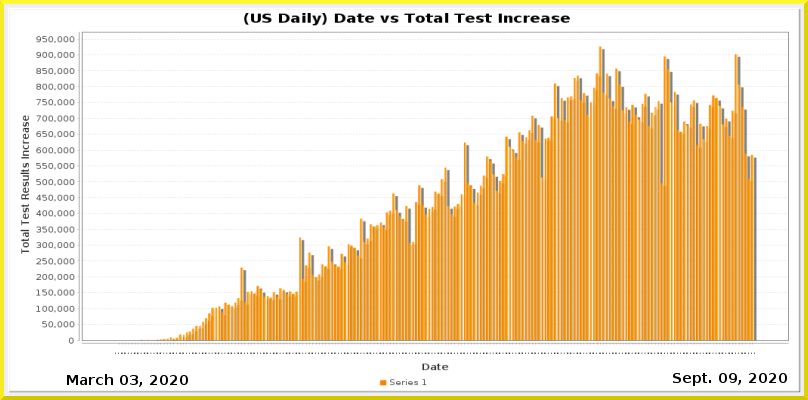
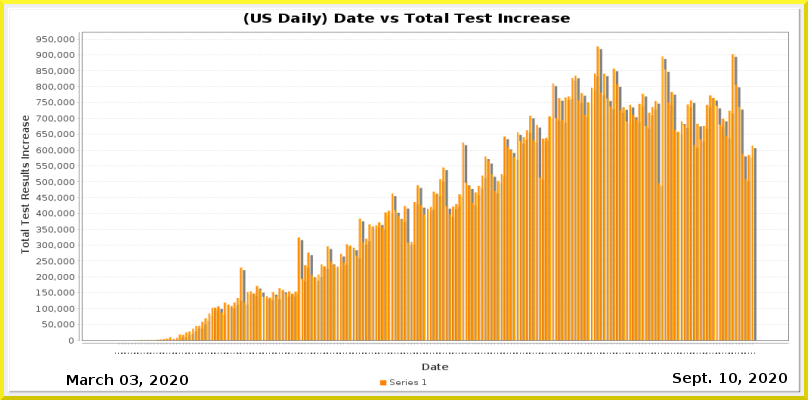
The second 808 x 400 image is a revision of the first. Changes to its layers:
painted on "Current Date" over <box>719,373,737,383</box>
painted on "Date_vs_TestIncrease.png" over <box>134,46,757,354</box>
